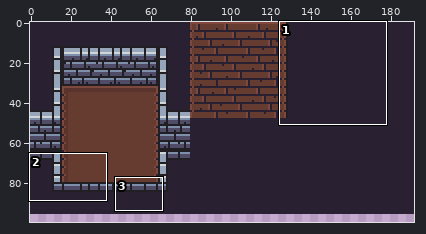
Sprite sheet: Assets/Resources/Sprites/Tileset/Tileset.png. Above: a wide view before the commit, with the close-up outlined.
Close-up. The starting point:
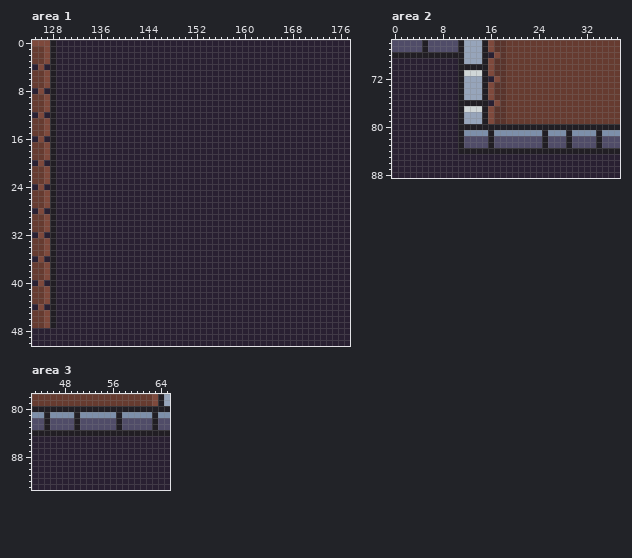
The file is 192x192 pixels. Shown: area 1: x 125..177, y 0..50; area 2: x 0..37, y 66..88; area 3: x 43..65, y 78..93. The wide view leaves out empty margins. The commit also changed other parts of the picture, which this record leaves out.
Now the later version:
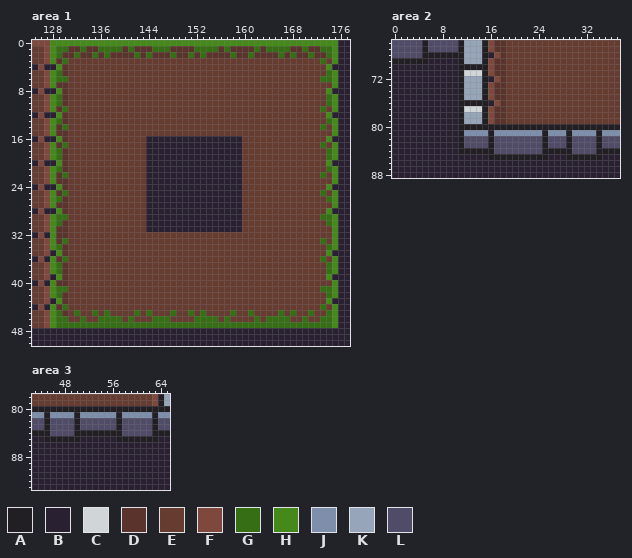
Palette (. is transparent): A #211e24  B #292032  C #d0d6d7  D #5a342c  E #663b30  F #7e493c  G #366e15  H #44891a  J #7d8faa  K #97a5bb  L #504c68
What changed:
Changed rows in their new state; - is an unchanged pixel.
Area 1:
first column x 128:
 0 HHHHHHHHHHHHHHHHHHHHHHHHHHHHHHHHHHHHHHHHHHHHHHHH
 1 HGGDDGDDGGGGDGDDDGGGDDDDGGGGDGDDDDGDGGGGDDGDDGGH
 2 HGDDGDDGDGDDDDGDGDDDGDDGDGDDDDGDDGDDDDGDGDDGDDGH
 3 HDGEEEEEEEEEEEEEEEEEEEEEEEEEEEEEEEEEEEEEEEEEEGEH
 4 BHDEEEEEEEEEEEEEEEEEEEEEEEEEEEEEEEEEEEEEEEEEEEH-
 5 HGDEEEEEEEEEEEEEEEEEEEEEEEEEEEEEEEEEEEEEEEEEEEGH
 6 HGGEEEEEEEEEEEEEEEEEEEEEEEEEEEEEEEEEEEEEEEEEEGGH
 7 HDDEEEEEEEEEEEEEEEEEEEEEEEEEEEEEEEEEEEEEEEEEEEEH
 8 BHDEEEEEEEEEEEEEEEEEEEEEEEEEEEEEEEEEEEEEEEEEEEH-
 9 HGDEEEEEEEEEEEEEEEEEEEEEEEEEEEEEEEEEEEEEEEEEEEGH
10 HGDEEEEEEEEEEEEEEEEEEEEEEEEEEEEEEEEEEEEEEEEEEEGH
11 HDGEEEEEEEEEEEEEEEEEEEEEEEEEEEEEEEEEEEEEEEEEEGEH
12 BHDEEEEEEEEEEEEEEEEEEEEEEEEEEEEEEEEEEEEEEEEEEEH-
13 HGDEEEEEEEEEEEEEEEEEEEEEEEEEEEEEEEEEEEEEEEEEEEGH
14 HDGEEEEEEEEEEEEEEEEEEEEEEEEEEEEEEEEEEEEEEEEEEGEH
15 HDDEEEEEEEEEEEEEEEEEEEEEEEEEEEEEEEEEEEEEEEEEEEEH
16 BHDEEEEEEEEEEEEE----------------EEEEEEEEEEEEEEH-
17 HDGEEEEEEEEEEEEE----------------EEEEEEEEEEEEEGEH
18 HGDEEEEEEEEEEEEE----------------EEEEEEEEEEEEEEGH
19 HGDEEEEEEEEEEEEE----------------EEEEEEEEEEEEEEGH
20 BHDEEEEEEEEEEEEE----------------EEEEEEEEEEEEEEH-
21 HGDEEEEEEEEEEEEE----------------EEEEEEEEEEEEEEGH
22 HDGEEEEEEEEEEEEE----------------EEEEEEEEEEEEEGEH
23 HDDEEEEEEEEEEEEE----------------EEEEEEEEEEEEEEEH
24 BHDEEEEEEEEEEEEE----------------EEEEEEEEEEEEEEH-
25 HDGEEEEEEEEEEEEE----------------EEEEEEEEEEEEEGEH
26 HGDEEEEEEEEEEEEE----------------EEEEEEEEEEEEEEGH
27 HDDEEEEEEEEEEEEE----------------EEEEEEEEEEEEEEEH
28 BHDEEEEEEEEEEEEE----------------EEEEEEEEEEEEEEH-
29 HGGEEEEEEEEEEEEE----------------EEEEEEEEEEEEEGGH
30 HGDEEEEEEEEEEEEE----------------EEEEEEEEEEEEEEGH
31 HDDEEEEEEEEEEEEE----------------EEEEEEEEEEEEEEEH
32 HDDEEEEEEEEEEEEEEEEEEEEEEEEEEEEEEEEEEEEEEEEEEEEH
33 HDGEEEEEEEEEEEEEEEEEEEEEEEEEEEEEEEEEEEEEEEEEEGEH
34 HGDEEEEEEEEEEEEEEEEEEEEEEEEEEEEEEEEEEEEEEEEEEEGH
35 BHDEEEEEEEEEEEEEEEEEEEEEEEEEEEEEEEEEEEEEEEEEEEH-
36 HDGEEEEEEEEEEEEEEEEEEEEEEEEEEEEEEEEEEEEEEEEEEGEH
37 HGDEEEEEEEEEEEEEEEEEEEEEEEEEEEEEEEEEEEEEEEEEEEGH
38 HGDEEEEEEEEEEEEEEEEEEEEEEEEEEEEEEEEEEEEEEEEEEEGH
39 BHDEEEEEEEEEEEEEEEEEEEEEEEEEEEEEEEEEEEEEEEEEEEH-
40 HDDEEEEEEEEEEEEEEEEEEEEEEEEEEEEEEEEEEEEEEEEEEEEH
41 HGGEEEEEEEEEEEEEEEEEEEEEEEEEEEEEEEEEEEEEEEEEEGGH
42 HGDEEEEEEEEEEEEEEEEEEEEEEEEEEEEEEEEEEEEEEEEEEEGH
43 BHDEEEEEEEEEEEEEEEEEEEEEEEEEEEEEEEEEEEEEEEEEEEH-
44 HDGEEEEEEEEEEEEEEEEEEEEEEEEEEEEEEEEEEEEEEEEEEGEH
45 HGDEGEEGEGEEEEGEGEEEGEEGEGEEEEGEEGEEEEGEGEEGEEGH
46 HGGEEGEEGGGGEGEEEGGGEEEEGGGGEGEEEEGEGGGGEEGEEGGH
47 HGGGGGGGGGGGGGGGGGGGGGGGGGGGGGGGGGGGGGGGGGGGGGGH
Area 2:
first column x 0:
68 LLLLL-
69 AAAAAA
first column x 16:
84 -LLLLLLLL-----LLLL-
85 AAAAAAAAAA---AAAAAA
Area 3:
first column x 45:
84 -LLLL--------LLLLL-
85 AAAAAA------AAAAAAA
